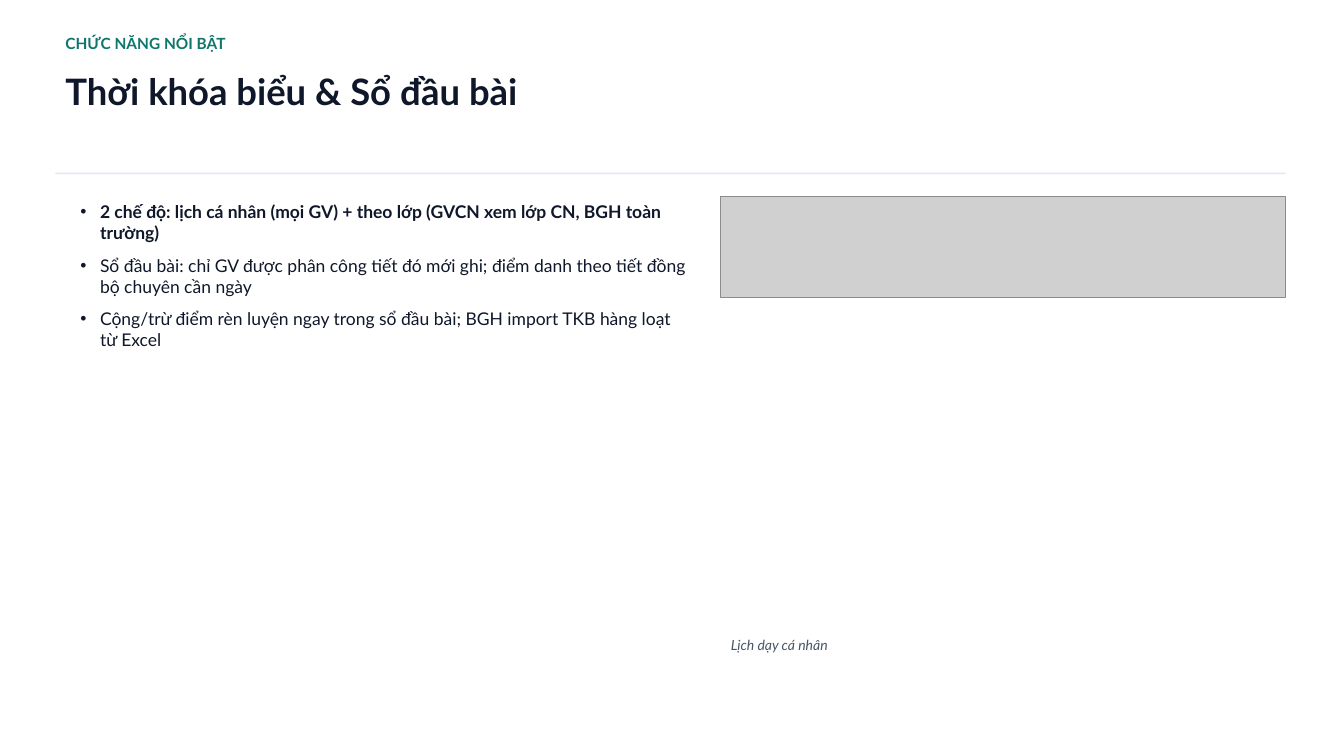
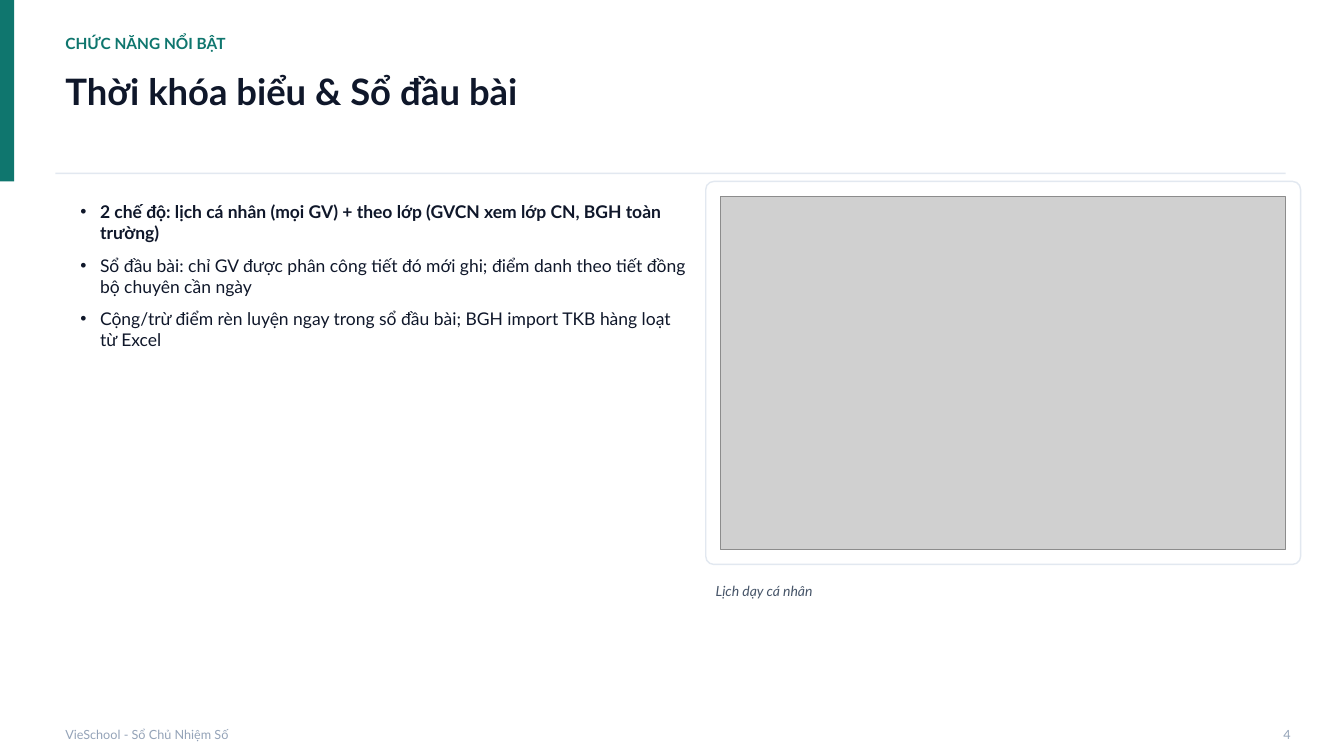
Before and after one commit to saintzzz/so-chu-nhiem-so, a slide deck: slide 5 of docs/handover/USER-GUIDE-vieschool.pptx. Drawn at 1344x756 pixels with LibreOffice and Linux fonts; fonts in the diff are those of the drawing; grey boxes stand for pictures. Boxes give left, top, right and bottom in pixels: in the first picture for what was removed or moved away, otherwise in the second. Text is boxed around its words. In the diff, an @@ line names an element or a change of style, - is before the commit and + after.

```diff
--- a/docs/handover/USER-GUIDE-vieschool.pptx
+++ b/docs/handover/USER-GUIDE-vieschool.pptx
@@ rectangle added at [0, 0, 14, 181], fill #0F766E @@
@@ rounded rectangle added at [706, 181, 1301, 565], fill #FFFFFF, outline #E2E8F0 1 pt @@
@@ picture: place and size @@
-picture at [721, 197, 1286, 297]
+picture at [721, 197, 1286, 549]
@@ text "Lịch dạy cá nhân": place and size @@
-text "Lịch dạy cá nhân" at [731, 639, 827, 653]
+text "Lịch dạy cá nhân" at [716, 585, 812, 599]
@@ text added at [65, 729, 228, 741], 9 pt, text #94A3B8 @@
+VieSchool - Sổ Chủ Nhiệm Số
@@ text added at [1283, 730, 1290, 739], 9 pt, text #94A3B8 @@
+4
```
Also in this commit, not shown: 24 other slides changed, 13 slides added, 2 other files.
